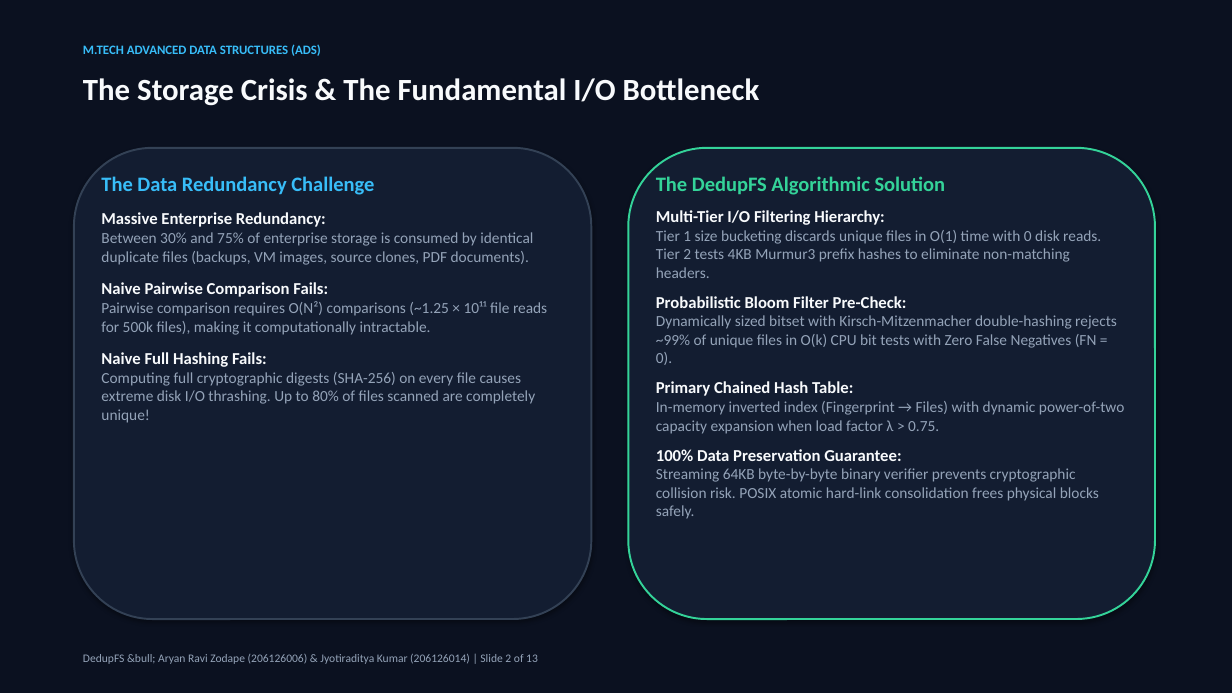
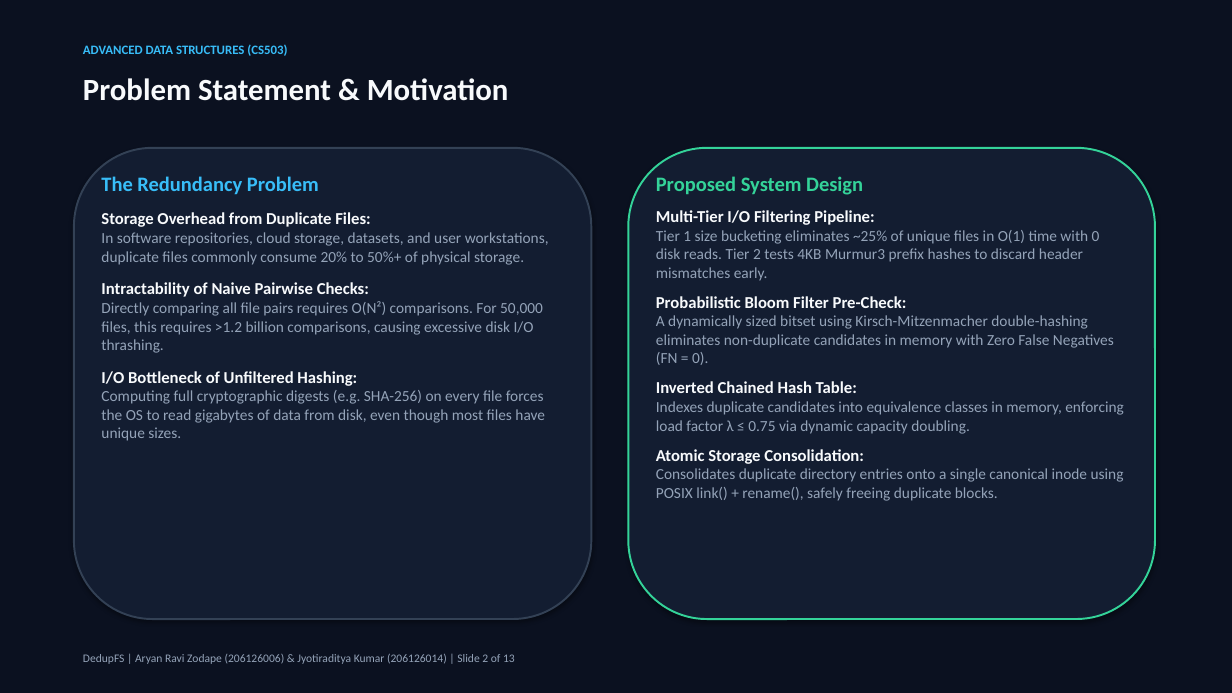
Before and after one commit to Jyotiraditya-kumar/DedupeFS, a slide deck: slide 2 of presentation/DedupFS_MTech_Presentation.pptx. Drawn at 1232x693 pixels with LibreOffice and Linux fonts; fonts in the diff are those of the drawing. Boxes give left, top, right and bottom in pixels: in the first picture for what was removed or moved away, otherwise in the second. Text is boxed around its words. In the diff, an @@ line names an element or a change of style, - is before the commit and + after.

Commit message:
feat(ui,ppt): add reset work dir option, display memory metrics, and remove AI buzzwords

```diff
--- a/presentation/DedupFS_MTech_Presentation.pptx
+++ b/presentation/DedupFS_MTech_Presentation.pptx
@@ text at [83,44,287,56]: text changed @@
-M.TECH ADVANCED DATA STRUCTURES (ADS)
+ADVANCED DATA STRUCTURES (CS503)
@@ text at [83,78,509,101]: text changed @@
-The Storage Crisis & The Fundamental I/O Bottleneck
+Problem Statement & Motivation
@@ text at [101,176,549,441]: text changed @@
-The Data Redundancy Challenge
-Massive Enterprise Redundancy:
-Between 30% and 75% of enterprise storage is consumed by identical duplicate files (backups, VM images, source clones, PDF documents).
-Naive Pairwise Comparison Fails:
-Pairwise comparison requires O(N²) comparisons (~1.25 × 10¹¹ file reads for 500k files), making it computationally intractable.
-Naive Full Hashing Fails:
-Computing full cryptographic digests (SHA-256) on every file causes extreme disk I/O thrashing. Up to 80% of files scanned are completely unique!
+The Redundancy Problem
+Storage Overhead from Duplicate Files:
+In software repositories, cloud storage, datasets, and user workstations, duplicate files commonly consume 20% to 50%+ of physical storage.
+Intractability of Naive Pairwise Checks:
+Directly comparing all file pairs requires O(N²) comparisons. For 50,000 files, this requires >1.2 billion comparisons, causing excessive disk I/O thrashing.
+I/O Bottleneck of Unfiltered Hashing:
+Computing full cryptographic digests (e.g. SHA-256) on every file forces the OS to read gigabytes of data from disk, even though most files have unique sizes.
@@ text at [656,176,1100,281]: text changed @@
-The DedupFS Algorithmic Solution
-Multi-Tier I/O Filtering Hierarchy:
-Tier 1 size bucketing discards unique files in O(1) time with 0 disk reads. Tier 2 tests 4KB Murmur3 prefix hashes to eliminate non-matching headers.
+Proposed System Design
+Multi-Tier I/O Filtering Pipeline:
+Tier 1 size bucketing eliminates ~25% of unique files in O(1) time with 0 disk reads. Tier 2 tests 4KB Murmur3 prefix hashes to discard header mismatches early.
@@ text at [656,315,1124,501]: text changed @@
-Dynamically sized bitset with Kirsch-Mitzenmacher double-hashing rejects ~99% of unique files in O(k) CPU bit tests with Zero False Negatives (FN = 0).
-Primary Chained Hash Table:
-In-memory inverted index (Fingerprint → Files) with dynamic power-of-two capacity expansion when load factor λ > 0.75.
-100% Data Preservation Guarantee:
-Streaming 64KB byte-by-byte binary verifier prevents cryptographic collision risk. POSIX atomic hard-link consolidation frees physical blocks safely.
+A dynamically sized bitset using Kirsch-Mitzenmacher double-hashing eliminates non-duplicate candidates in memory with Zero False Negatives (FN = 0).
+Inverted Chained Hash Table:
+Indexes duplicate candidates into equivalence classes in memory, enforcing load factor λ ≤ 0.75 via dynamic capacity doubling.
+Atomic Storage Consolidation:
+Consolidates duplicate directory entries onto a single canonical inode using POSIX link() + rename(), safely freeing duplicate blocks.
@@ text at [83,654,515,664]: text changed @@
-DedupFS &bull; Aryan Ravi Zodape (206126006) & Jyotiraditya Kumar (206126014) | Slide 2 of 13
+DedupFS | Aryan Ravi Zodape (206126006) & Jyotiraditya Kumar (206126014) | Slide 2 of 13
```
Also in this commit, not shown: 10 other slides changed, 2 slides added, 2 slides removed, 9 other files.
